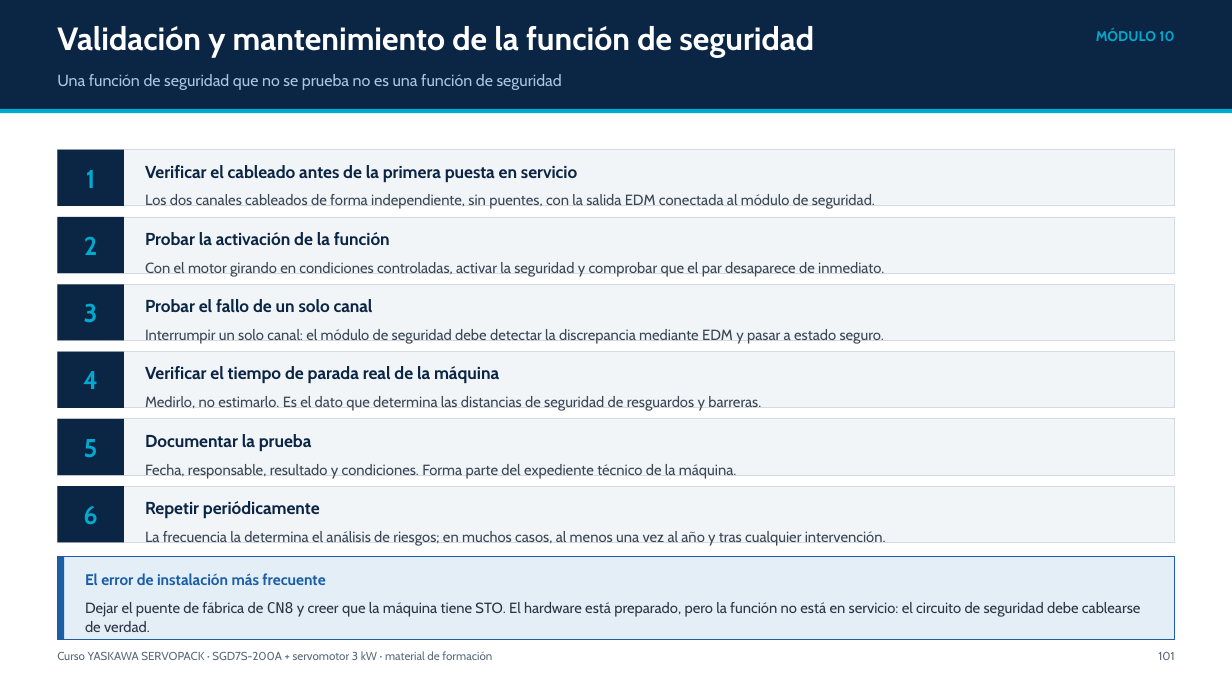
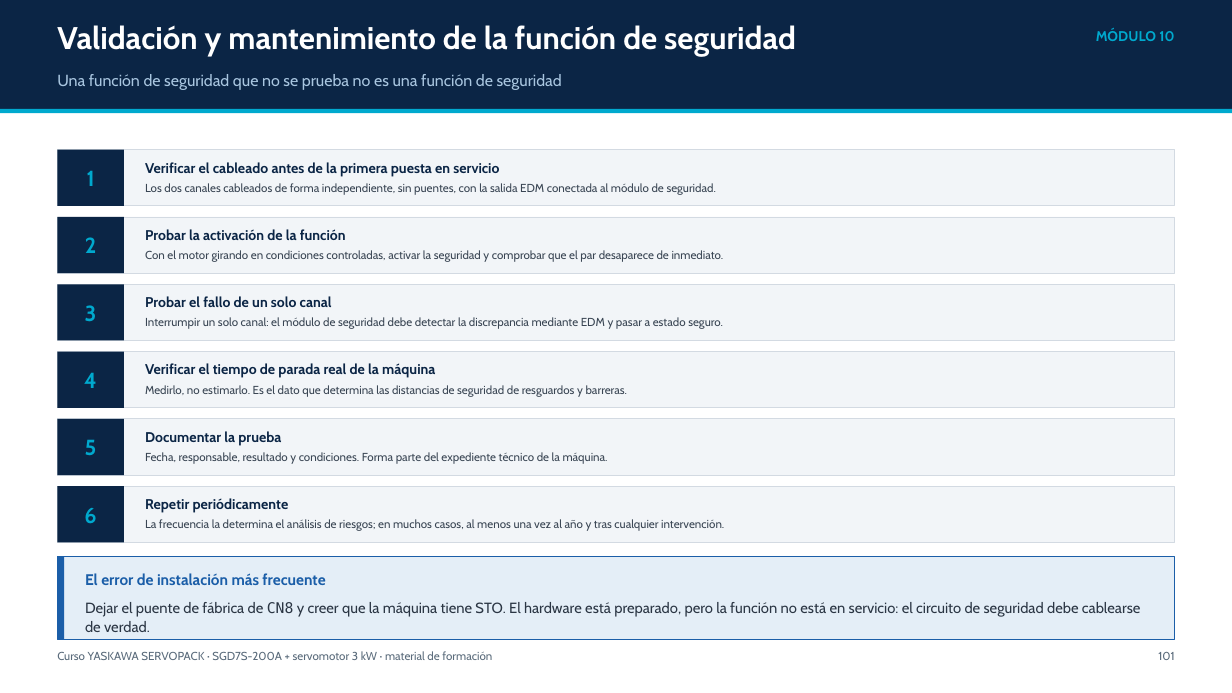
Before and after one commit to lssrrn9/new_peopel, a slide deck: slide 101 of curso-yaskawa-servopack/salida/CURSO_YASKAWA_SERVOPACK_3kW.pptx. Drawn at 1232x693 pixels with LibreOffice and Linux fonts; fonts in the diff are those of the drawing. Boxes give left, top, right and bottom in pixels: in the first picture for what was removed or moved away, otherwise in the second. Text is boxed around its words. In the diff, an @@ line names an element or a change of style, - is before the commit and + after.

```diff
--- a/curso-yaskawa-servopack/salida/CURSO_YASKAWA_SERVOPACK_3kW.pptx
+++ b/curso-yaskawa-servopack/salida/CURSO_YASKAWA_SERVOPACK_3kW.pptx
@@ text "Validación y mantenimiento de la ..." at box(57, 25, 796, 57): size 25 to 24.4 pt @@
@@ text "Los dos canales cableados de ...": place and size @@
-text "Los dos canales cableados de ..." at box(145, 194, 875, 209)
+text "Los dos canales cableados de ..." at box(145, 183, 716, 195)
@@ text "Con el motor girando en ...": place and size @@
-text "Con el motor girando en ..." at box(145, 262, 884, 277)
+text "Con el motor girando en ..." at box(145, 250, 724, 262)
@@ text "Interrumpir un solo canal: el ...": place and size @@
-text "Interrumpir un solo canal: el ..." at box(145, 329, 884, 344)
+text "Interrumpir un solo canal: el ..." at box(145, 317, 723, 329)
@@ size 11.5 to 9 pt in 6 elements at box(145, 183, 716, 195), box(145, 250, 724, 262), box(145, 317, 723, 329), box(145, 452, 608, 464), box(145, 519, 724, 531), box(145, 385, 627, 397) @@
@@ text "Medirlo, no estimarlo. Es el ...": place and size @@
-text "Medirlo, no estimarlo. Es el ..." at box(145, 396, 761, 411)
+text "Medirlo, no estimarlo. Es el ..." at box(145, 385, 627, 397)
@@ size 13.5 to 11 pt in 6 elements at box(145, 498, 289, 513), box(145, 162, 499, 176), box(145, 229, 346, 240), box(145, 296, 332, 307), box(145, 363, 435, 378), box(145, 431, 281, 446) @@
@@ text "Fecha, responsable, resultado y condiciones. ...": place and size @@
-text "Fecha, responsable, resultado y condiciones. ..." at box(145, 464, 737, 479)
+text "Fecha, responsable, resultado y condiciones. ..." at box(145, 452, 608, 464)
@@ size 20 to 17 pt in 6 elements at box(87, 171, 95, 186), box(85, 237, 97, 253), box(85, 305, 97, 321), box(84, 373, 97, 388), box(85, 440, 97, 455), box(84, 508, 96, 523) @@
@@ text "La frecuencia la determina el ...": place and size @@
-text "La frecuencia la determina el ..." at box(145, 531, 886, 546)
+text "La frecuencia la determina el ..." at box(145, 519, 724, 531)
```
Also in this commit, not shown: 23 other slides changed, 3 other files.
